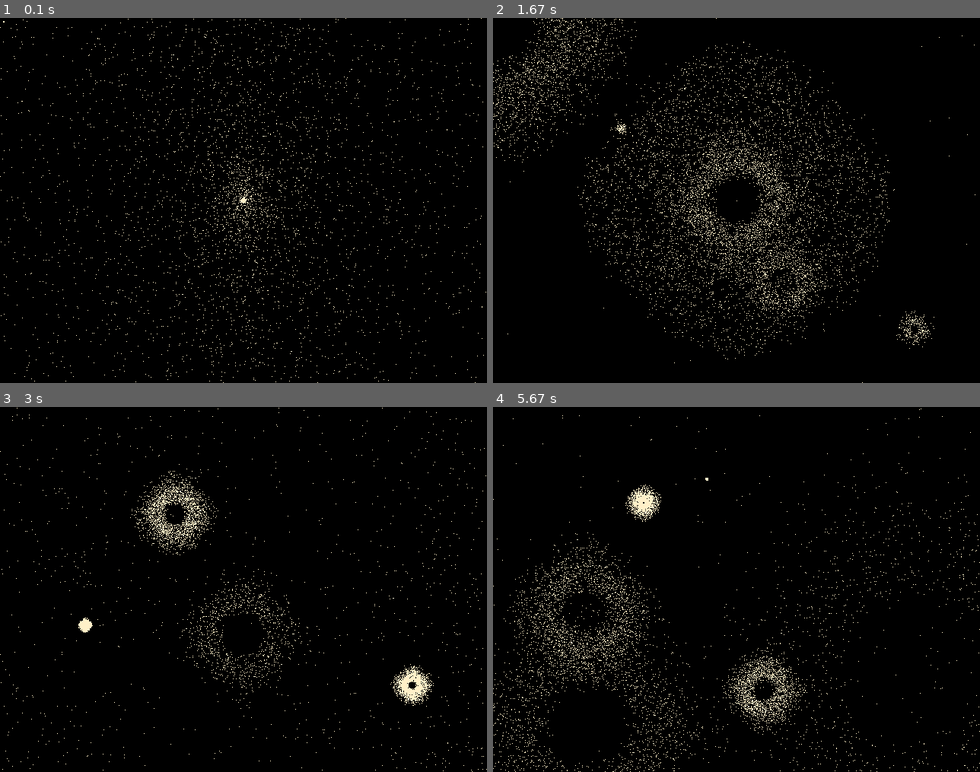
Above: before the commit, frames 1-4 (two rows, left to right).
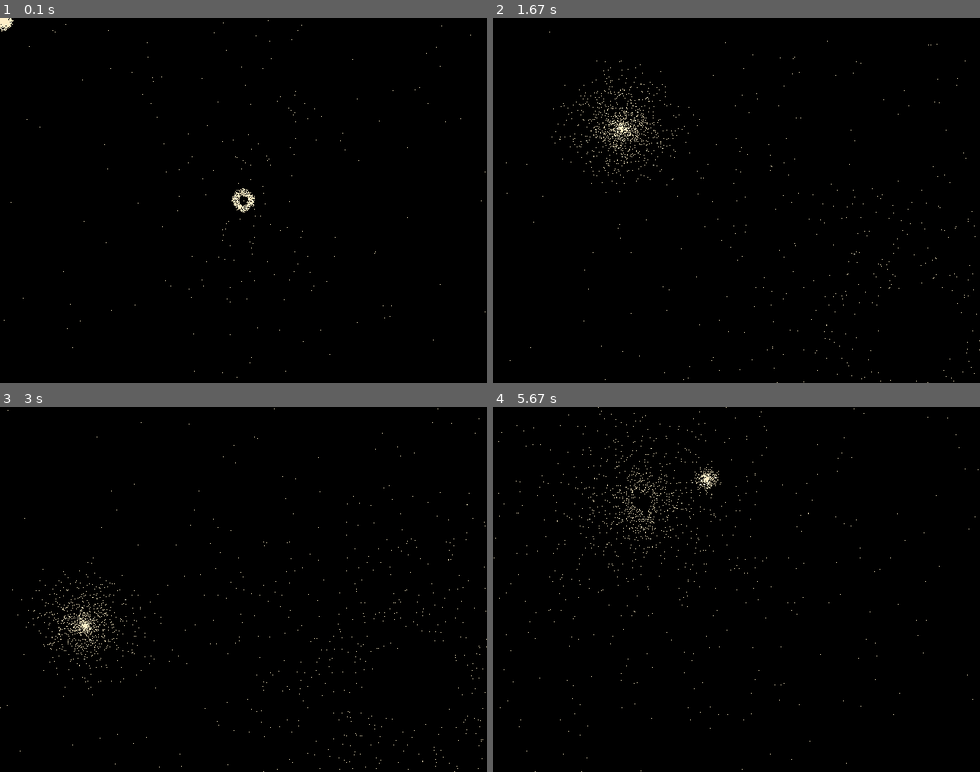
Above: after the commit, the same moments.

Repository: Raytray/Sandbox
Game: pygame game, started from pygame/stars.py
Same seed, same stepped clock (60 frames per second), same inputs: the game is played once before the commit and once after it.
Inputs (mouse positions are in pixels of both pictures, inside the frame that each line leads up to):
- Up to frame 1 (0.1 s): no input
- Up to frame 2 (1.67 s): click (736, 200) at 0.38 s; click (785, 280) at 0.72 s; click (916, 328) at 1.05 s; click (619, 127) at 1.38 s
- Up to frame 3 (3 s): click (243, 633) at 1.72 s; click (175, 512) at 2.05 s; click (413, 684) at 2.38 s; click (87, 626) at 2.72 s
- Up to frame 4 (5.67 s): click (595, 520) at 3.05 s; click (619, 655) at 3.38 s; click (911, 673) at 3.72 s; click (590, 724) at 4.05 s; click (585, 611) at 4.38 s; click (765, 691) at 4.72 s; click (643, 501) at 5.08 s; click (707, 480) at 5.58 s

The runs differ from the first frame. In frame 1, 1.4% of the frame differs, in the area x 0-100%, y 0-100%; in frame 2, 3.2%; in frame 3, 2.0%; in frame 4, 2.6%.

Commit message:
Adjusted numbers to make for a better appearance.

Diff:
--- a/pygame/stars.py
+++ b/pygame/stars.py
@@ -6,7 +6,7 @@
 #constants
 WINSIZE = [640, 480]
 WINCENTER = [320, 240]
-NUMSTARS = 9000
+NUMSTARS = 1500
 
 
 def init_star():
@@ -80,7 +80,7 @@
                 break
             else:
                 WINCENTER[:] = pygame.mouse.get_pos()
-        clock.tick(30)
+        clock.tick(1000)
 
 
 # if python says run, then we should run
